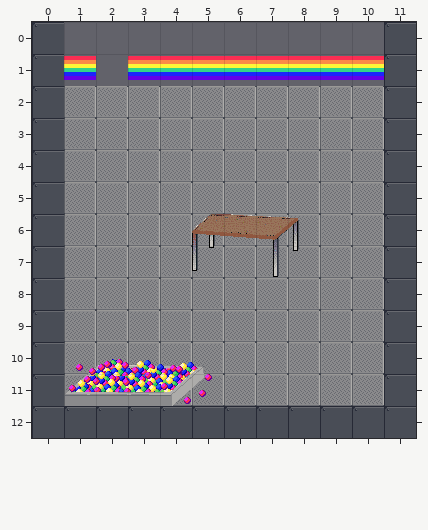
Two states of a Tiled map, jens.tmx. That is the earlier state.
Cells are 32x32 px. Shown: x 0..11, y 0..12.
The same view after the edit:
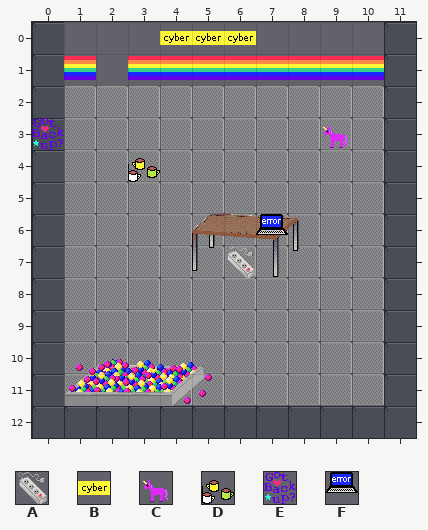
Key: from "minideko": A 1, B 5, C 7, D 18, E 22, F 32.
_ is an empty cell.
Tiles of an added or newly shown layer are drawn over the layers below it.
Difference:
Layer "tabletop" (added):
y 0: x 4..6 ___ -> BBB
y 3: x 0 _ -> E; x 9 _ -> C
y 4: x 3 _ -> D
y 6: x 7 _ -> F
y 7: x 6 _ -> A
Pixel boxes of the changes (left, top, right, bottom) in both pictures:
added: (160, 31, 256, 45)
added: (32, 118, 64, 150)
added: (323, 125, 348, 148)
added: (128, 158, 160, 182)
added: (226, 214, 288, 278)
